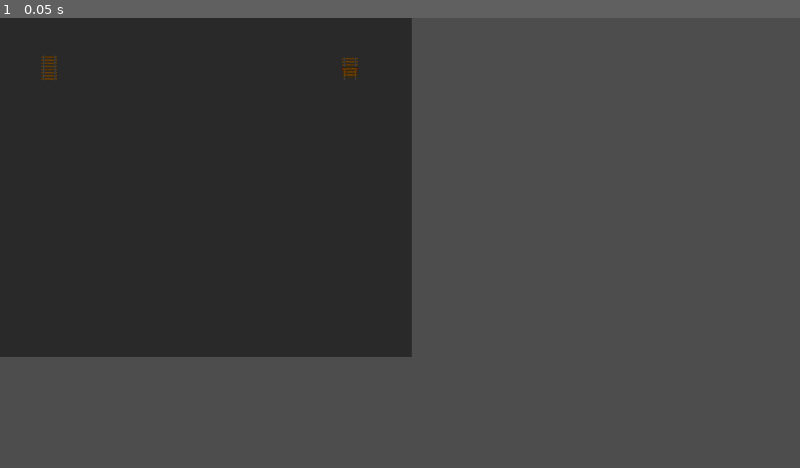
Above: before the commit, frame 1.
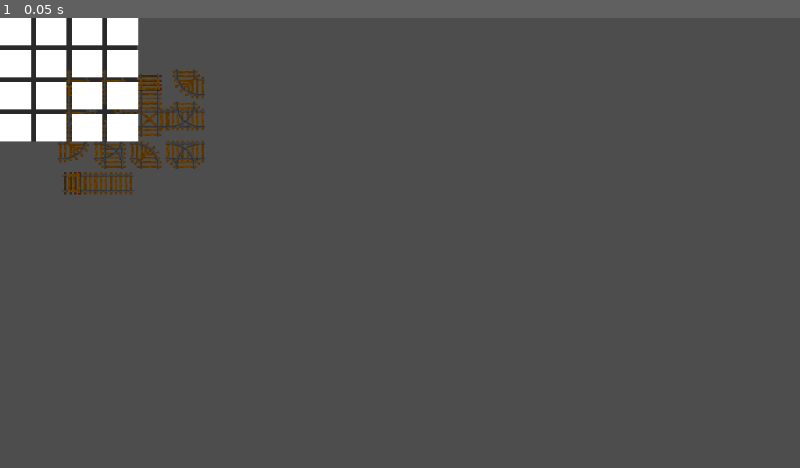
Above: after the commit, the same moment.

Repository: Deadlocz/UOL-Game-Jam-13
Game: Godot game, scene res://TileHolder/TrackHolder.tscn
Two runs of this game, one before a commit and one after it. Both use one fixed random seed, a clock stepped at 60 frames per second and the inputs below. This scene is started directly instead of the project's main scene.
Inputs:
- Up to frame 1 (0.05 s): no input

The runs differ from the first frame. In frame 1, 38% of the frame differs, in the area x 0-52%, y 0-76%.

Commit message:
add grid in holder

Diff:
--- a/train-track-manic/TileHolder/TrackHolder.tscn
+++ b/train-track-manic/TileHolder/TrackHolder.tscn
@@ -7,19 +7,76 @@
 tile_path = "uid://toyrxvks063b"
 
 [node name="ColorRect" type="ColorRect" parent="." unique_id=631933671]
-offset_right = 527.0
-offset_bottom = 434.0
+offset_right = 175.0
+offset_bottom = 158.0
 color = Color(0.16206557, 0.1620656, 0.16206557, 1)
 
-[node name="Tile1" type="Container" parent="ColorRect" unique_id=1516909391]
+[node name="GridContainer" type="GridContainer" parent="ColorRect" unique_id=1232008429]
+custom_minimum_size = Vector2(30, 30)
 layout_mode = 0
-offset_top = 1.0
-offset_right = 111.0
-offset_bottom = 94.0
+offset_right = 112.0
+offset_bottom = 112.0
+scale = Vector2(1.5803605, 1.410005)
+columns = 4
 
-[node name="Tile2" type="Container" parent="ColorRect" unique_id=1884460367]
-layout_mode = 0
-offset_left = 385.0
-offset_top = 3.0
-offset_right = 496.0
-offset_bottom = 96.0
+[node name="ColorRect" type="ColorRect" parent="ColorRect/GridContainer" unique_id=1423973234]
+show_behind_parent = true
+layout_mode = 2
+
+[node name="ColorRect2" type="ColorRect" parent="ColorRect/GridContainer" unique_id=1202392104]
+layout_mode = 2
+
+[node name="ColorRect3" type="ColorRect" parent="ColorRect/GridContainer" unique_id=462064368]
+layout_mode = 2
+
+[node name="ColorRect4" type="ColorRect" parent="ColorRect/GridContainer" unique_id=598118667]
+custom_minimum_size = Vector2(25, 25)
+layout_mode = 2
+
+[node name="ColorRect5" type="ColorRect" parent="ColorRect/GridContainer" unique_id=136908174]
+custom_minimum_size = Vector2(25, 25)
+layout_mode = 2
+
+[node name="ColorRect6" type="ColorRect" parent="ColorRect/GridContainer" unique_id=893068502]
+custom_minimum_size = Vector2(25, 25)
+layout_mode = 2
+
+[node name="ColorRect7" type="ColorRect" parent="ColorRect/GridContainer" unique_id=1780902224]
+custom_minimum_size = Vector2(25, 25)
+layout_mode = 2
+
+[node name="ColorRect8" type="ColorRect" parent="ColorRect/GridContainer" unique_id=2047864882]
+custom_minimum_size = Vector2(25, 25)
+layout_mode = 2
+
+[node name="ColorRect9" type="ColorRect" parent="ColorRect/GridContainer" unique_id=1743204106]
+custom_minimum_size = Vector2(25, 25)
+layout_mode = 2
+
+[node name="ColorRect10" type="ColorRect" parent="ColorRect/GridContainer" unique_id=394658381]
+custom_minimum_size = Vector2(25, 25)
+layout_mode = 2
+
+[node name="ColorRect11" type="ColorRect" parent="ColorRect/GridContainer" unique_id=461181575]
+custom_minimum_size = Vector2(25, 25)
+layout_mode = 2
+
+[node name="ColorRect12" type="ColorRect" parent="ColorRect/GridContainer" unique_id=1170428533]
+custom_minimum_size = Vector2(25, 25)
+layout_mode = 2
+
+[node name="ColorRect13" type="ColorRect" parent="ColorRect/GridContainer" unique_id=978200177]
+custom_minimum_size = Vector2(25, 25)
+layout_mode = 2
+
+[node name="ColorRect14" type="ColorRect" parent="ColorRect/GridContainer" unique_id=1985866709]
+custom_minimum_size = Vector2(25, 25)
+layout_mode = 2
+
+[node name="ColorRect15" type="ColorRect" parent="ColorRect/GridContainer" unique_id=492618664]
+custom_minimum_size = Vector2(25, 25)
+layout_mode = 2
+
+[node name="ColorRect16" type="ColorRect" parent="ColorRect/GridContainer" unique_id=1567643134]
+custom_minimum_size = Vector2(25, 25)
+layout_mode = 2
--- a/train-track-manic/TileHolder/track_holder.gd
+++ b/train-track-manic/TileHolder/track_holder.gd
@@ -1,20 +1,20 @@
 extends Node2D
 @export_file("*.tscn") var tile_path
 
-# Called when the node enters the scene tree for the first time.
 func _ready() -> void:
 	var tile_scene = load("res://TileHolder/TrackTile/Tile.tscn")
-	var tile_instance = tile_scene.instantiate()
-	var tile_instance2 = tile_scene.instantiate()
+	var grid = $ColorRect/GridContainer
+
+	for i in range(14):
+		var tile_instance = tile_scene.instantiate()
+		tile_instance.set_tile(i)
+
+		var target = grid.get_child(i)
+		target.add_child(tile_instance)
 
 	#TODO set here the different tile types
+	pass
 
-	tile_instance.set_tile(1)
-	$ColorRect/Tile1.add_child(tile_instance)
-	$ColorRect/Tile2.add_child(tile_instance2)
-
-	pass
-	 # Replace with function body.
 
 
 # Called every frame. 'delta' is the elapsed time since the previous frame.
